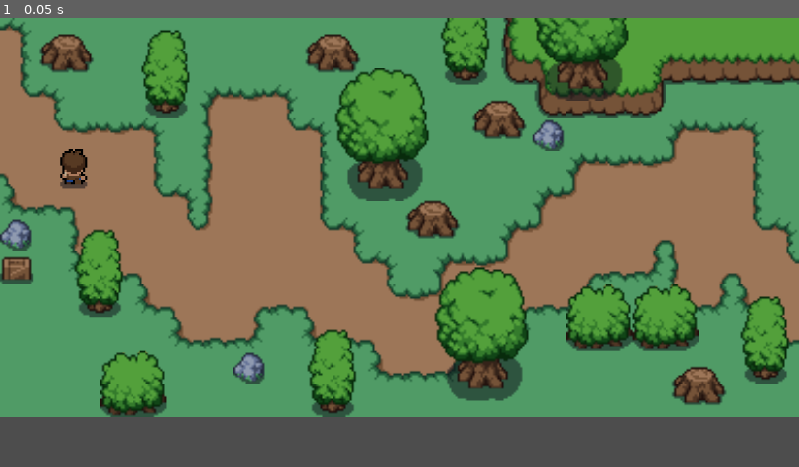
Above: before the commit, frame 1.
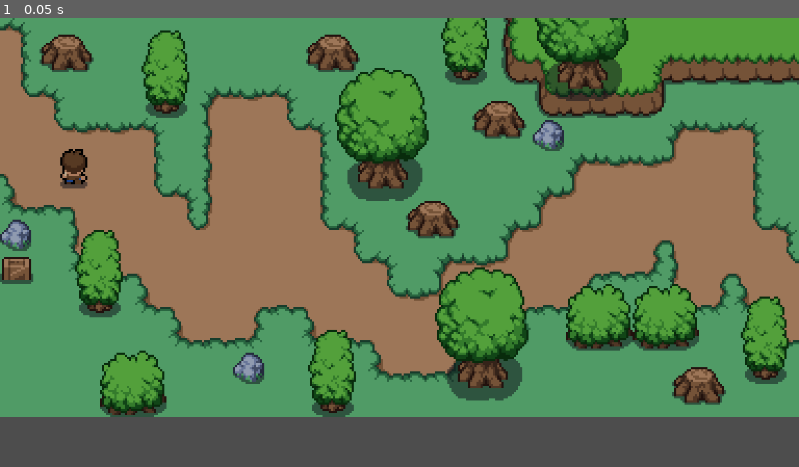
Above: after the commit, the same moment.

Repository: Al3x1sCS/first_action_rpg_godot_4
Game: Godot game, scene res://scenes/word/word.tscn
Two runs of this game, one before a commit and one after it. Both use one fixed random seed, a clock stepped at 60 frames per second and the inputs below. The project has no main scene, so this scene is started directly.
Inputs:
- Up to frame 1 (0.05 s): no input

The runs differ from the first frame. In frame 1, 2.0% of the frame differs, in the area x 0-100%, y 0-89%.

Commit message:
fix: mudando o tipo de render

Diff:
--- a/scenes/word/word.tscn
+++ b/scenes/word/word.tscn
@@ -1,10 +1,11 @@
-[gd_scene load_steps=11 format=3 uid="uid://cyfu5am01ieif"]
+[gd_scene load_steps=12 format=3 uid="uid://cyfu5am01ieif"]
 
 [ext_resource type="Texture2D" uid="uid://smjmwain8hss" path="res://sprites/tilesets/plains.png" id="1_wkuir"]
 [ext_resource type="Texture2D" uid="uid://ptubsoqqgxuq" path="res://sprites/tilesets/grass.png" id="2_2ltvc"]
 [ext_resource type="Texture2D" uid="uid://byh31idgronqx" path="res://sprites/objects/objects.png" id="3_use5l"]
 [ext_resource type="Texture2D" uid="uid://dpk63nostvcc7" path="res://sprites/objects/rock_in_water-sheet.png" id="4_v7lry"]
 [ext_resource type="PackedScene" uid="uid://c2nk0pfoja23u" path="res://scenes/player/player.tscn" id="5_n15sa"]
+[ext_resource type="PackedScene" uid="uid://db6vrvoo41htx" path="res://scenes/enemy/enemy.tscn" id="6_6g8ox"]
 
 [sub_resource type="TileSetAtlasSource" id="TileSetAtlasSource_s0t0a"]
 texture = ExtResource("1_wkuir")
@@ -170,6 +171,7 @@
 [node name="TileMap" type="TileMap" parent="."]
 z_index = 2
 y_sort_enabled = true
+texture_filter = 1
 tile_set = SubResource("TileSet_j67c5")
 format = 2
 layer_0/name = "ground"
@@ -182,3 +184,6 @@
 
 [node name="Player" parent="." instance=ExtResource("5_n15sa")]
 position = Vector2(36, 78)
+
+[node name="Enemy" parent="." instance=ExtResource("6_6g8ox")]
+position = Vector2(108, 87)
